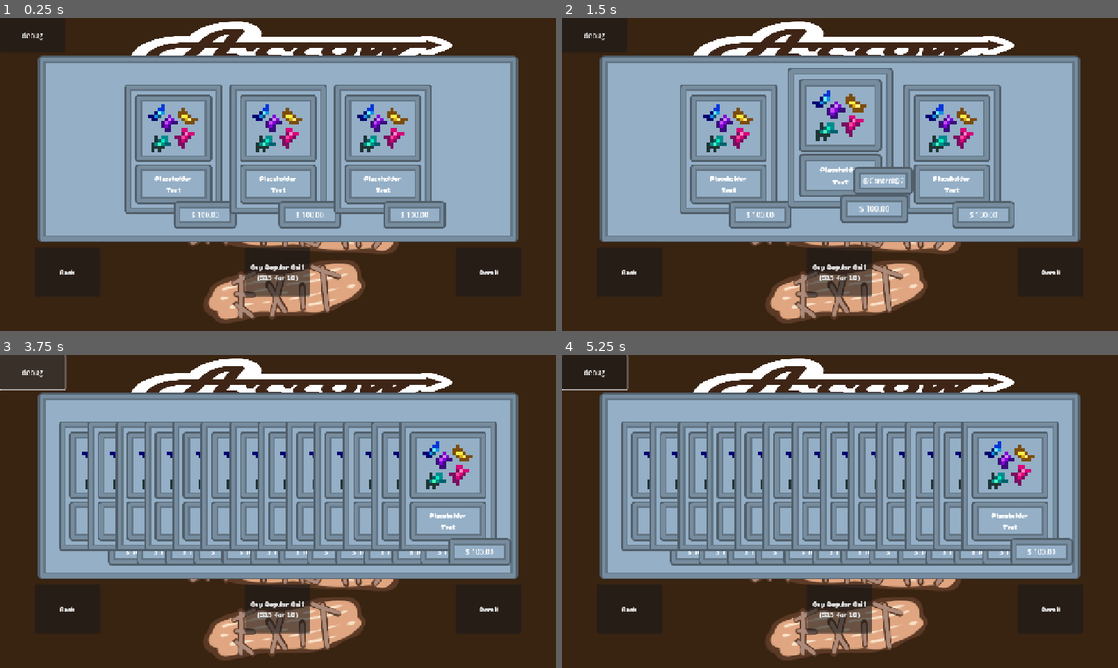
Above: before the commit, frames 1-4 (two rows, left to right).
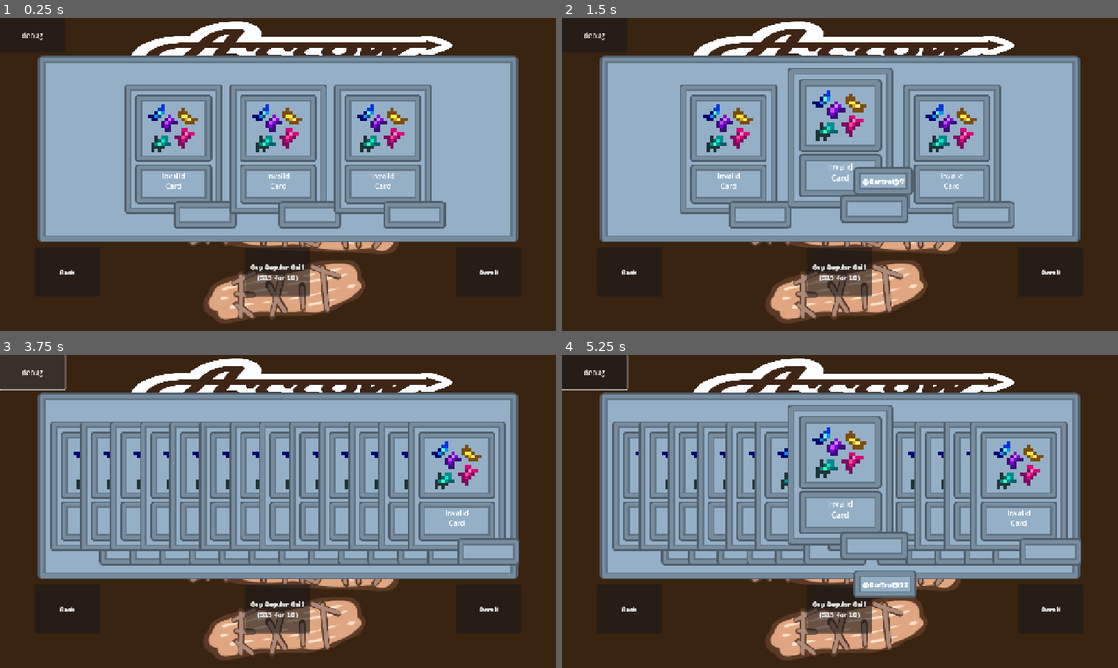
Above: after the commit, the same moments.

Repository: Meoah/Team-Awesome
Game: Godot game, scene res://scenes/ui/pop_ups/shop_popup.tscn
The game is run twice, just before and just after one commit, with the same random seed, the same clock (stepped at 60 frames per second) and the same inputs. This scene is started directly instead of the project's main scene.
Inputs (mouse positions are in pixels of both pictures, inside the frame that each line leads up to):
- Up to frame 1 (0.25 s): no input
- Up to frame 2 (1.5 s): click (845, 158) at 0.5 s; click (845, 158) at 1.25 s
- Up to frame 3 (3.75 s): click "Buy Regular Bait ($15 for 10)" at 2 s; click "Reroll" at 2.75 s; click "debug" at 3.5 s
- Up to frame 4 (5.25 s): click "Back" at 4.25 s; click (845, 561) at 5 s

The runs differ from the first frame. In frame 1, 0.5% of the frame differs, in the area x 27-77%, y 49-64%; in frame 2, 0.7%; in frame 3, 19%; in frame 4, 23%, in the area x 9-94%, y 16-78%.

Commit message:
Card animations touch up

Diff:
--- a/scenes/game/daytime_main.tscn
+++ b/scenes/game/daytime_main.tscn
@@ -119,7 +119,9 @@
 [sub_resource type="RectangleShape2D" id="RectangleShape2D_3kam8"]
 size = Vector2(50, 720)
 
-[node name="DaytimeMain" type="Node2D" node_paths=PackedStringArray("jeremy_node", "info")]
+[node name="DaytimeMain" type="Control" node_paths=PackedStringArray("jeremy_node", "info")]
+layout_mode = 3
+anchors_preset = 0
 script = ExtResource("1_2jsv6")
 jeremy_node = NodePath("Jeremy")
 bobber_scene = ExtResource("3_6j7wl")
@@ -189,7 +191,7 @@
 visible = false
 
 [node name="HUD" type="Control" parent="."]
-layout_mode = 3
+layout_mode = 1
 anchors_preset = 15
 anchor_right = 1.0
 anchor_bottom = 1.0
@@ -244,6 +246,5 @@
 text = "debug"
 
 [connection signal="animation_finished" from="FISH" to="." method="_on_fish_animation_finished"]
-[connection signal="body_entered" from="Water" to="." method="_on_water_body_entered"]
 [connection signal="pressed" from="HUD/Button" to="." method="_on_button_pressed"]
 [connection signal="pressed" from="HUD/debug" to="." method="_on_debug_pressed"]
--- a/scenes/game_manager.tscn
+++ b/scenes/game_manager.tscn
@@ -1,12 +1,16 @@
-[gd_scene load_steps=8 format=3 uid="uid://cnu3c7qjq50ko"]
+[gd_scene load_steps=10 format=3 uid="uid://cnu3c7qjq50ko"]
 
 [ext_resource type="Script" uid="uid://cnl70lh772qbn" path="res://scripts/managers/game_manager.gd" id="1_hwd4i"]
+[ext_resource type="FontFile" uid="uid://ciwjf56aydm2a" path="res://assets/fonts/CherryBombOne-Regular.ttf" id="1_jdad8"]
 [ext_resource type="Script" uid="uid://bi7d58dmjstqp" path="res://scripts/ui/pop_ups/popup_queue.gd" id="2_glms7"]
 [ext_resource type="PackedScene" uid="uid://bs6fqe1euvjxa" path="res://scenes/game/main_menu.tscn" id="2_ternb"]
 [ext_resource type="PackedScene" uid="uid://4wis367byvft" path="res://scenes/game/daytime_main.tscn" id="3_q8mjp"]
 [ext_resource type="PackedScene" uid="uid://bb56yinlycgxk" path="res://scenes/ui/pop_ups/blocker.tscn" id="3_udu3i"]
 [ext_resource type="PackedScene" uid="uid://d2bt5ycjrdnix" path="res://scenes/game/nighttime_main.tscn" id="4_jdad8"]
 [ext_resource type="PackedScene" uid="uid://6k5qd37wt7aa" path="res://scenes/ui/tooltip_layer.tscn" id="7_q8mjp"]
+
+[sub_resource type="Theme" id="Theme_k4jhu"]
+default_font = ExtResource("1_jdad8")
 
 [node name="GameManager" type="Control" node_paths=PackedStringArray("scene_root", "popup_queue", "tooltip_layer")]
 layout_mode = 3
@@ -15,6 +19,7 @@
 anchor_bottom = 1.0
 grow_horizontal = 2
 grow_vertical = 2
+theme = SubResource("Theme_k4jhu")
 script = ExtResource("1_hwd4i")
 scene_root = NodePath("SceneRoot")
 popup_queue = NodePath("PopupQueue")
@@ -48,5 +53,4 @@
 layout_mode = 1
 
 [node name="TooltipLayer" parent="." instance=ExtResource("7_q8mjp")]
-z_index = 2
 layout_mode = 1
--- a/scenes/tooltip.gd
+++ b/scenes/tooltip.gd
@@ -2,7 +2,7 @@
 class_name TooltipLayer
 
 @export var tooltip_panel : Control
-@export var tooltip_label : Label
+@export var tooltip_label : RichTextLabel
 
 const TOOLTIP_OFFSET : Vector2 = Vector2(18, 18)
 const SCREEN_MARGIN : Vector2 = Vector2(8, 8)
--- a/scenes/ui/pop_ups/shop/card.tscn
+++ b/scenes/ui/pop_ups/shop/card.tscn
@@ -1,21 +1,19 @@
-[gd_scene load_steps=6 format=3 uid="uid://bk1bcrfoh1bco"]
+[gd_scene load_steps=4 format=3 uid="uid://bk1bcrfoh1bco"]
 
 [ext_resource type="Script" uid="uid://b5ys5a180o8lv" path="res://scripts/ui/pop_ups/shop/card.gd" id="1_bcowh"]
 [ext_resource type="Texture2D" uid="uid://bubkm6extv28x" path="res://assets/textures/ui/panel_grey.png" id="1_gi68q"]
 [ext_resource type="Texture2D" uid="uid://dy1o3elvpuw8v" path="res://assets/textures/bait/placeholder_bait.png" id="3_d84nm"]
-[ext_resource type="FontFile" uid="uid://ciwjf56aydm2a" path="res://assets/fonts/CherryBombOne-Regular.ttf" id="4_al21x"]
 
-[sub_resource type="LabelSettings" id="LabelSettings_p5rlq"]
-font = ExtResource("4_al21x")
-
-[node name="Card" type="Control" node_paths=PackedStringArray("card_name")]
+[node name="Card" type="Control" node_paths=PackedStringArray("card_name_label", "cost_panel", "cost_label")]
 custom_minimum_size = Vector2(225, 300)
 layout_mode = 3
 anchor_right = 0.17600001
 anchor_bottom = 0.40100002
 offset_right = -0.28001404
 script = ExtResource("1_bcowh")
-card_name = NodePath("CardFront/MarginContainer/VBoxContainer/Details/MarginContainer/Label")
+card_name_label = NodePath("CardFront/MarginContainer/VBoxContainer/Details/MarginContainer/Label")
+cost_panel = NodePath("Cost")
+cost_label = NodePath("Cost/MarginContainer/Label")
 
 [node name="CardFront" type="NinePatchRect" parent="."]
 layout_mode = 1
@@ -42,10 +40,6 @@
 theme_override_constants/margin_top = 24
 theme_override_constants/margin_right = 24
 theme_override_constants/margin_bottom = 24
-
-[node name="Label" type="Label" parent="CardFront/MarginContainer"]
-layout_mode = 2
-horizontal_alignment = 1
 
 [node name="VBoxContainer" type="VBoxContainer" parent="CardFront/MarginContainer"]
 layout_mode = 2
@@ -117,13 +111,13 @@
 theme_override_constants/margin_right = 20
 theme_override_constants/margin_bottom = 16
 
-[node name="Label" type="Label" parent="CardFront/MarginContainer/VBoxContainer/Details/MarginContainer"]
+[node name="Label" type="RichTextLabel" parent="CardFront/MarginContainer/VBoxContainer/Details/MarginContainer"]
 layout_mode = 2
-text = "Placeholder
-Text"
-label_settings = SubResource("LabelSettings_p5rlq")
+bbcode_enabled = true
+text = "Invalid
+Card"
+autowrap_mode = 0
 horizontal_alignment = 1
-clip_text = true
 
 [node name="Cost" type="NinePatchRect" parent="."]
 layout_mode = 1
@@ -152,9 +146,11 @@
 theme_override_constants/margin_right = 16
 theme_override_constants/margin_bottom = 16
 
-[node name="Label" type="Label" parent="Cost/MarginContainer"]
+[node name="Label" type="RichTextLabel" parent="Cost/MarginContainer"]
 layout_mode = 2
-text = "$ 100.00"
+bbcode_enabled = true
+fit_content = true
+autowrap_mode = 0
 horizontal_alignment = 1
 
 [node name="AnimationPlayer" type="AnimationPlayer" parent="."]
--- a/scenes/ui/tooltip_layer.tscn
+++ b/scenes/ui/tooltip_layer.tscn
@@ -39,5 +39,8 @@
 theme_override_constants/margin_right = 20
 theme_override_constants/margin_bottom = 20
 
-[node name="Label" type="Label" parent="Tooltip/MarginContainer"]
+[node name="Label" type="RichTextLabel" parent="Tooltip/MarginContainer"]
 layout_mode = 2
+bbcode_enabled = true
+fit_content = true
+autowrap_mode = 0
--- a/scripts/game/daytime_main.gd
+++ b/scripts/game/daytime_main.gd
@@ -1,4 +1,4 @@
-extends Node2D
+extends Control
 class_name DaytimeMain
 
 ## Node exports
--- a/scripts/ui/pop_ups/shop/card.gd
+++ b/scripts/ui/pop_ups/shop/card.gd
@@ -1,14 +1,40 @@
 extends Control
 class_name Card
 
-@export var card_name : Label
+@export var card_name_label : RichTextLabel
+
+var card_description : String = ""
 
 func _ready() -> void:
-	tooltip_text = "Card Info Here"
 	pass
 
-func _make_custom_tooltip(for_text: String) -> Object:
-	var label := Label.new()
-	label.text = for_text
-	label.add_theme_color_override("font_color", Color.YELLOW)
-	return label
+func _refresh_all() -> void:
+	_refresh_cost()
+
+# Handles the cost window.
+@export var cost_panel : Control
+@export var cost_label : RichTextLabel
+var cost : float = -1.0
+var cost_type : String = "default"
+func _refresh_cost() -> void:
+	# If the cost is negative, don't display the window.
+	if cost < 0:
+		cost_panel.visible = false
+		return
+	cost_panel.visible = true
+
+	# If cost is 0, it's free.
+	if cost == 0.0:
+		cost_label.text = "FREE!!"
+		return
+
+	# Prefixes
+	var final_cost_string : String = ""
+	match cost_type:
+		"$":
+			final_cost_string += "$ "
+			final_cost_string += "%.2f" % cost
+		_:
+			final_cost_string = "Invalid cost type"
+
+	cost_label.text = final_cost_string
--- a/scripts/ui/pop_ups/shop/card_stage.gd
+++ b/scripts/ui/pop_ups/shop/card_stage.gd
@@ -6,7 +6,7 @@
 const CARD_SIZE : Vector2 = Vector2(225, 300)
 
 const GAP_SIZE : float = 16.0
-const SIDE_PADDING : float = 24.0
+const SIDE_PADDING : float = 4.0
 
 const HOVER_SCALE : float = 1.08
 const HOVER_PUSH_SIZE : float = 16.0
@@ -62,7 +62,7 @@
 	# Abort if no cards.
 	if cards.is_empty() : return
 
-	# Find where the mouse is, then check if it's in the stage area, if not abort.
+	## Find where the mouse is, then check if it's in the stage area, if not abort.
 	var mouse_global_position : Vector2 = get_global_mouse_position()
 	if !get_global_rect().has_point(mouse_global_position):
 		if hovered != null : _set_hover(null)
@@ -70,12 +70,6 @@
 
 	# If base cache isn't ready, abort.
 	if base_x.is_empty() || base_x.size() != cards.size() : return
-
-	# Check if mouse is within the vertical bounds of any card, if not abort.
-	var mouse_local_position : Vector2 = get_local_mouse_position()
-	if mouse_local_position.y < base_y or mouse_local_position.y > base_y + CARD_SIZE.y:
-		if hovered != null : _set_hover(null)
-		return
 
 	# Decide which hover method to use.
 	var desired_step : float = CARD_SIZE.x + GAP_SIZE
@@ -91,6 +85,7 @@
 			centers[index] = base_x[index] + CARD_SIZE.x * 0.5
 
 		# Identify which card the mouse is within the bounds for.
+		var mouse_local_position : Vector2 = get_local_mouse_position()
 		var hovered_card_index : int = 0
 		for index : int in range(centers.size() - 1):
 			var mid : float = (centers[index] + centers[index + 1]) * 0.5
@@ -104,14 +99,34 @@
 	# If it doesn't fill the entire space, only hover over the card when mouse is actually over a card.
 	var highest_z_index : int = -1
 
-	for current_card : Card in cards:
+	for index : int in range(cards.size()):
+		# Select the current card, if it's not visible, ignore it.
+		var current_card : Card = cards[index]
 		if !current_card.visible : continue
 
-		if current_card.get_global_rect().has_point(mouse_global_position):
-			if current_card.z_index >= highest_z_index:
+		# Determines if the mouse is within the bounds.
+		var is_hit : bool = false
+
+		# If it's visually within the bounds, it's a hit.
+		if current_card.get_global_rect().has_point(mouse_global_position) : is_hit = true
+
+		# Check if the mouse is within the previous bounds of the card prehover.
+		if !is_hit and current_card == hovered:
+			# Find the dimensions of where the card would be if unhovered.
+			var stage_global_origin : Vector2 = get_global_transform().origin
+			var base_position_global : Vector2 = stage_global_origin + Vector2(base_x[index], base_y)
+			var base_rect_global : Rect2 = Rect2(base_position_global, CARD_SIZE)
+
+			# If the mouse is within these bounds, it's a hit.
+			if base_rect_global.has_point(mouse_global_position) : is_hit = true
+
+		# Confirm the card as the hovered card.
+		if is_hit:
+			if hovered_card == null or current_card.z_index >= highest_z_index:
 				hovered_card = current_card
 				highest_z_index = current_card.z_index
 
+	# Sets the hover.
 	if hovered_card != hovered : _set_hover(hovered_card)
 
 # Sets the hovered card.
--- a/scripts/ui/pop_ups/shop_popup.gd
+++ b/scripts/ui/pop_ups/shop_popup.gd
@@ -17,7 +17,6 @@
 	for each in range(10):
 		card_stage._add_card(prep_card())
 
-
 func _on_back_pressed() -> void:
 	PlayManager.request_idle_night_state()
 	GameManager.dismiss_popup()
